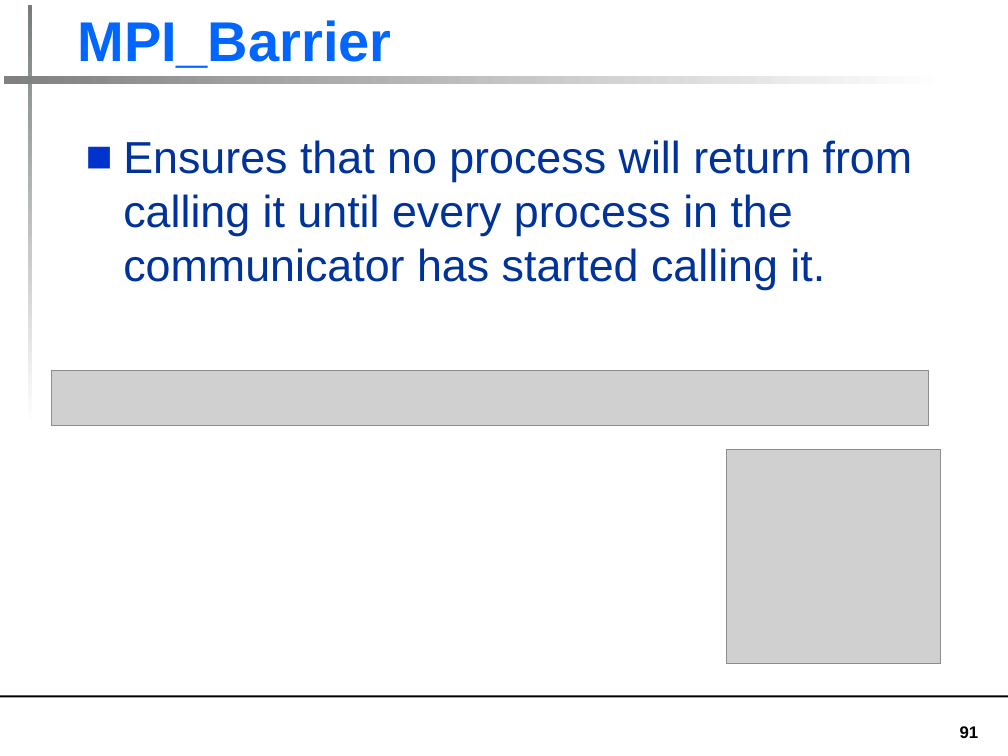
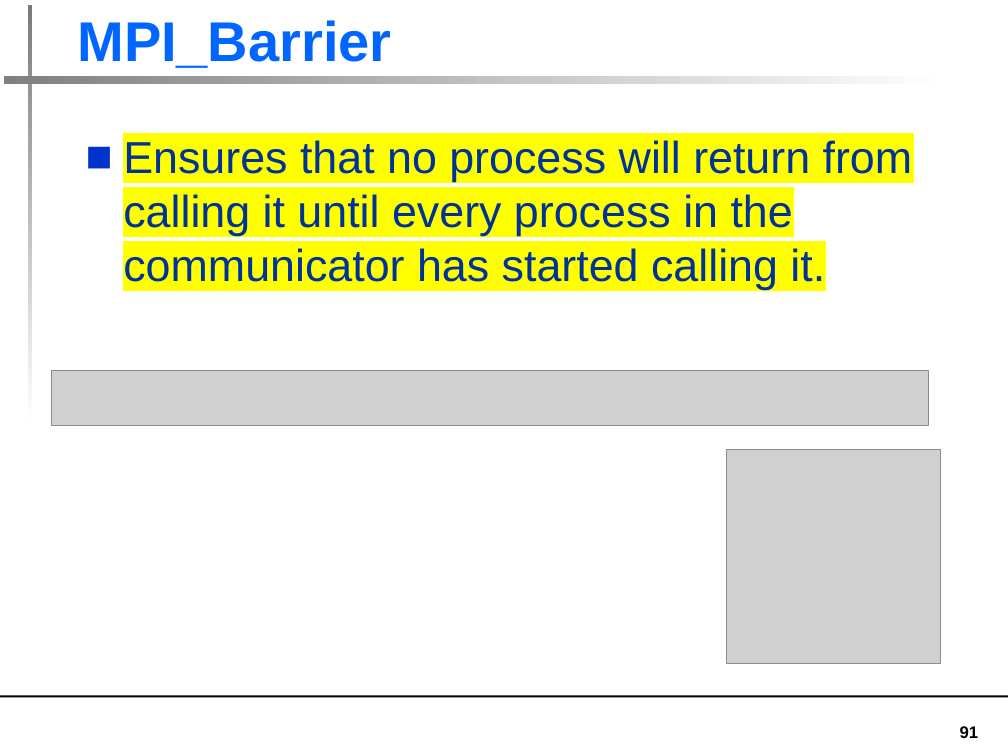
Before and after one commit to aditya-kumar-129/SEM7, a slide deck: slide 91 of PP LAB/MPI LAB TEST/MPI Theory.pptx. Drawn at 1008x756 pixels with LibreOffice and Linux fonts; fonts in the diff are those of the drawing; grey boxes stand for pictures. Boxes give left, top, right and bottom in pixels: in the first picture for what was removed or moved away, otherwise in the second. Text is boxed around its words. In the diff, an @@ line names an element or a change of style, - is before the commit and + after.

```diff
--- a/PP LAB/MPI LAB TEST/MPI Theory.pptx
+++ b/PP LAB/MPI LAB TEST/MPI Theory.pptx
@@ text "Ensures that no process will ..." at (123,140,913,290): highlight none to #FFFF00 @@
```
Also in this commit, not shown: 25 other slides changed, 1 other file.
